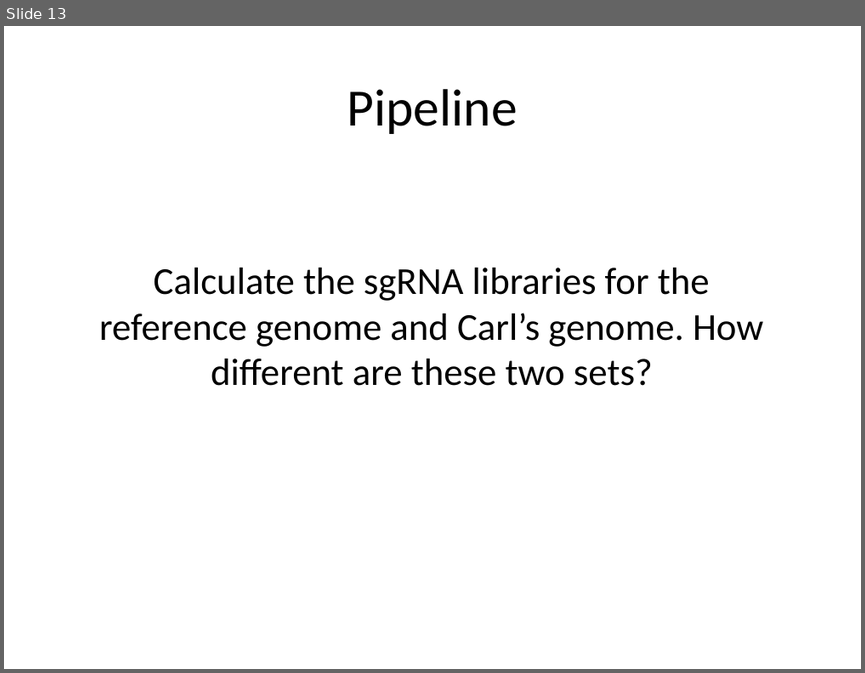
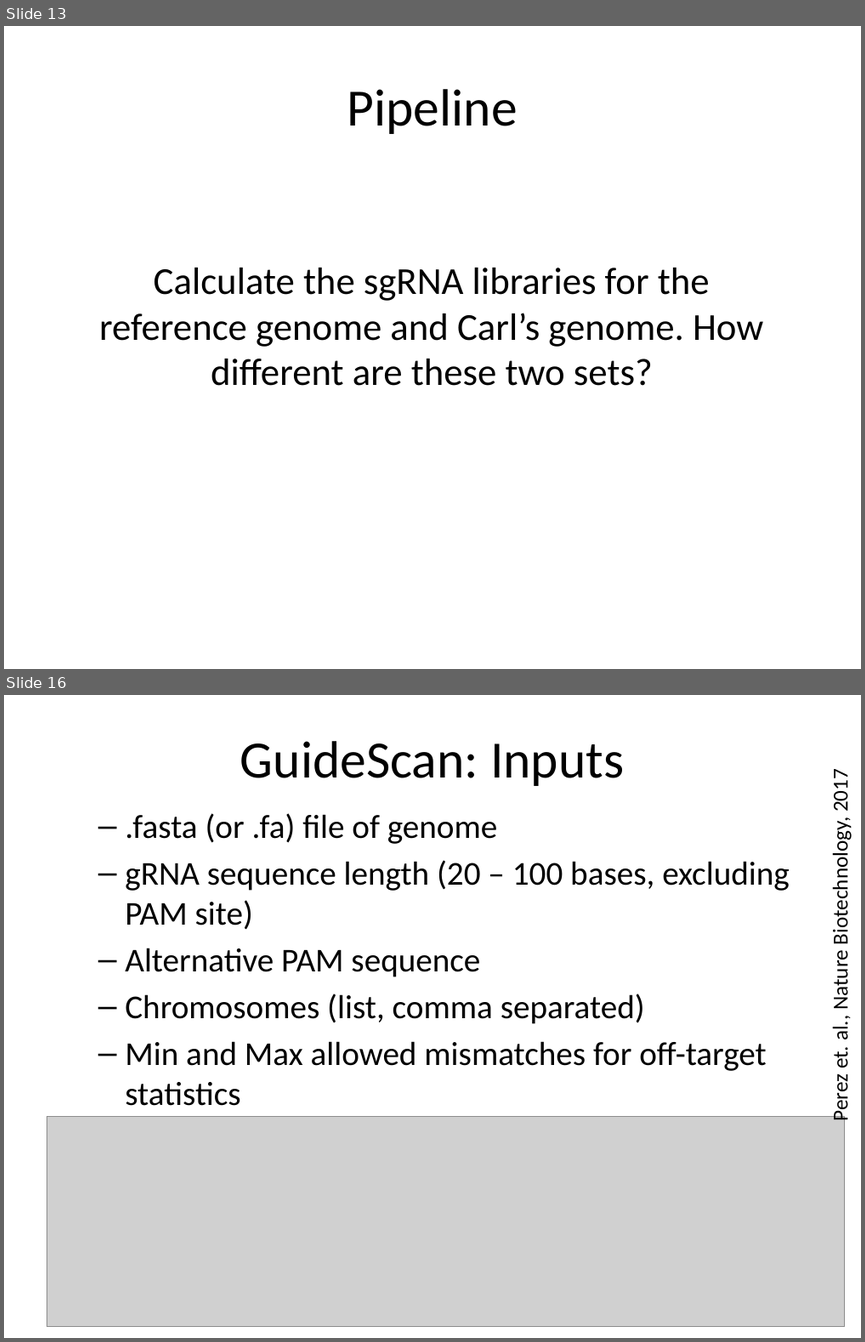
Before and after one commit to CBB752Spring2017/final-project-2-2-team2-team-2-2-2, a slide deck: Presentation - 2.2.pptx. Shown one above the other, each under a label of ours: slide 13 before the commit, slides 13 and 16 after it; the slides between them are not shown. The pictures are 865x673 and 865x1342 pixels, drawn with LibreOffice and Linux fonts; fonts in the diff are those of the drawing; grey boxes stand for pictures. Boxes give left, top, right and bottom in pixels: in the first picture for what was removed or moved away, otherwise in the second. Text is boxed around its words. In the diff, an @@ line names an element or a change of style, - is before the commit and + after.

```diff
--- a/Presentation - 2.2.pptx
+++ b/Presentation - 2.2.pptx
@@ slide 16 added at [4, 695, 861, 1338], background #FFFFFF @@
@@ title added at [240, 741, 624, 786], 44 pt, text #000000 @@
+GuideScan: Inputs
@@ text added at [827, 773, 853, 1121], 18 pt, text #000000 @@
+Perez et. al., Nature Biotechnology, 2017
@@ text added at [125, 813, 789, 1106], 28 pt, text #000000 @@
+  – .fasta (or .fa) file of genome
+  – gRNA sequence length (20 – 100 bases, excluding PAM site)
+  – Alternative PAM sequence
+  – Chromosomes (list, comma separated)
+  – Min and Max allowed mismatches for off-target statistics
@@ picture added at [46, 1116, 845, 1327] @@
```
Also in this commit, not shown: 7 other slides added.
